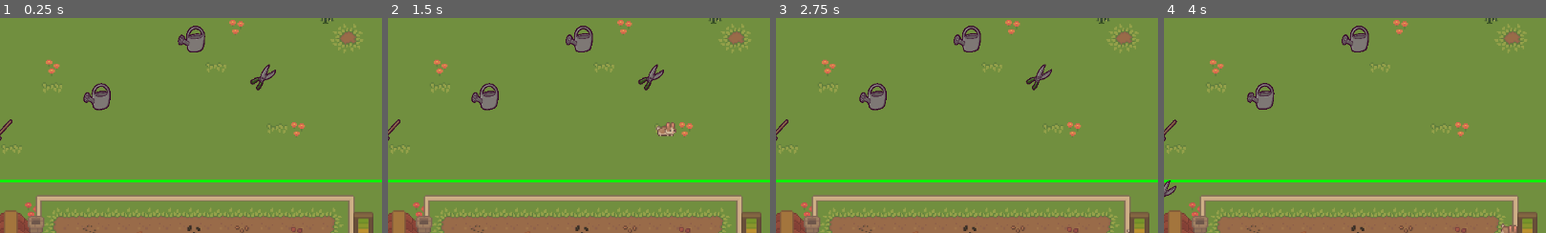
Above: before the commit, frames 1-4 (left to right).
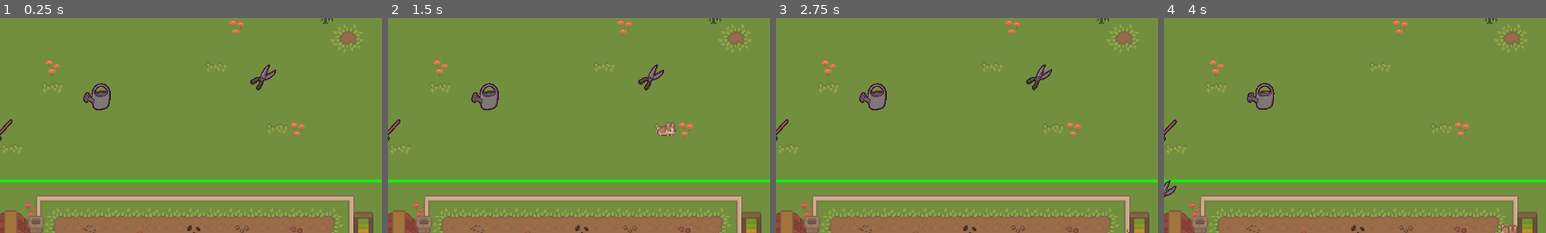
Above: after the commit, the same moments.

Repository: Piggward/GetOutOfMeGarden
Game: Godot game, scene res://scenes/main_scene_art.tscn
Same seed, same stepped clock (60 frames per second), same inputs: the game is played once before the commit and once after it. This scene is started directly instead of the project's main scene.
Inputs (mouse positions are % of the whole screen's width and height, from its top left):
- Up to frame 1 (0.25 s): no input
- Up to frame 2 (1.5 s): move the mouse to (40, 14) at 0.52 s; press the mouse at (40, 14) at 0.53 s; tap Enter at 1.25 s; move the mouse to (49, 34) at 1.27 s; release the mouse at (49, 34) at 1.28 s; right-click (49, 34) at 1.35 s; click (49, 34) at 1.42 s
- Up to frame 3 (2.75 s): move the mouse to (58, 43) at 2.02 s; press the mouse at (58, 43) at 2.03 s
- Up to frame 4 (4 s): move the mouse to (36, 48) at 2.77 s; release the mouse at (36, 48) at 2.78 s; right-click (36, 48) at 2.85 s; click (36, 48) at 2.92 s; tap Space at 3.5 s; move the mouse to (24, 56) at 3.52 s; press the mouse at (24, 56) at 3.53 s
The pictures show only the part of the screen within x 24-74%, y 29-79%; the shares and areas given below are measured in that part.

The runs differ from the first frame. In frame 1, 0.6% of the frame differs, in the area x 46-54%, y 3-16%; in frame 2, 0.6%; in frame 3, 0.6%; in frame 4, 0.6%.

Commit message:
remove extra watercan

Diff:
--- a/scenes/main_scene_art.tscn
+++ b/scenes/main_scene_art.tscn
@@ -142,8 +142,6 @@
 [node name="BunnyManager" parent="." instance=ExtResource("6_0jxs1")]
 position = Vector2(332, 35)
 
-[node name="RigidBody2D" parent="." instance=ExtResource("6_qceur")]
-position = Vector2(341, 129)
 [node name="SpawnableArea" parent="." instance=ExtResource("7_smrwv")]
 position = Vector2(330, 140)
 spawn_area_width = 350.0
@@ -168,9 +166,6 @@
 
 [node name="Scissors2" parent="." instance=ExtResource("14_60cwg")]
 position = Vector2(191, 202)
-efficiency = null
-damp = null
-max_velocity = null
 
 [connection signal="area_exited" from="Boundries/ToolArea" to="Boundries/ToolArea" method="_on_area_exited"]
 [connection signal="body_exited" from="Boundries/ToolArea" to="Boundries/ToolArea" method="_on_body_exited"]
Not shown: 2 places in scenes/main_scene_art.tscn that only renumber resources
